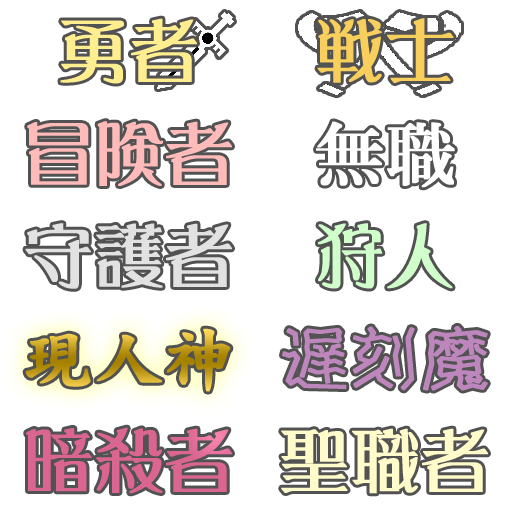
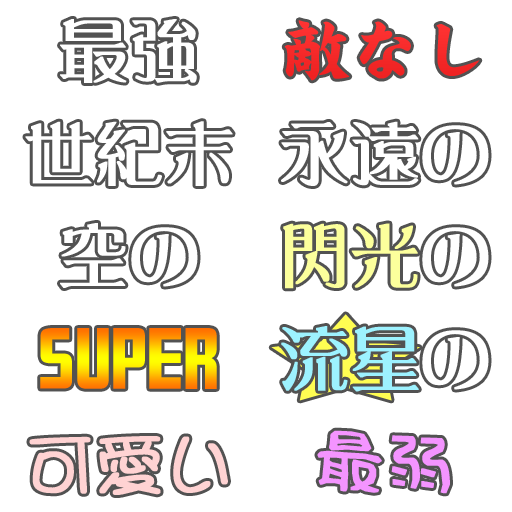
Layered file, before and after one edit (512 x 512). Changes by layer:
hid group "後半その１" (12 layers) over [25, 12, 488, 494]
showed group "前半その2" (11 layers) over [25, 17, 489, 495]
painted on "敵なし" over [282, 17, 483, 84]
